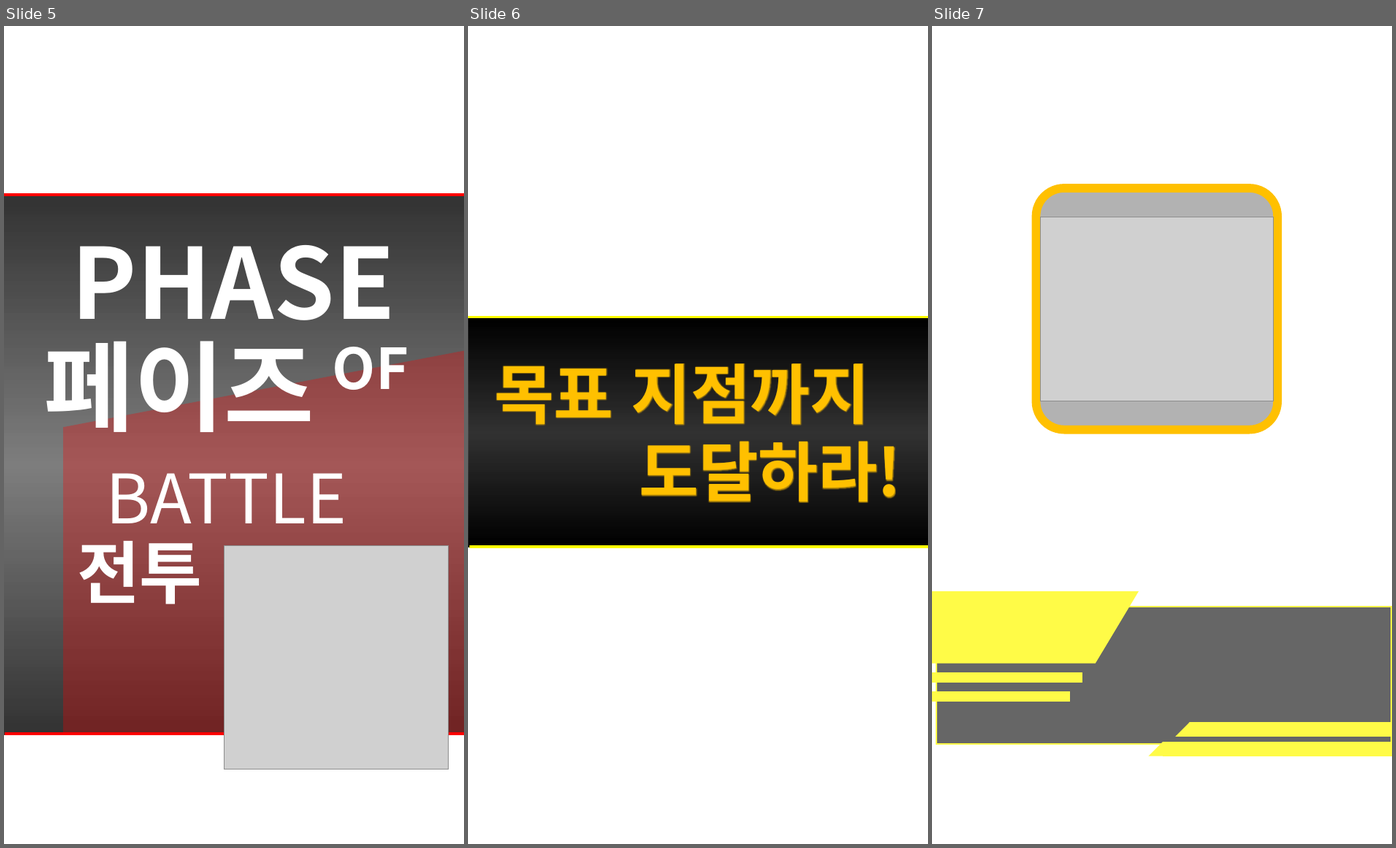
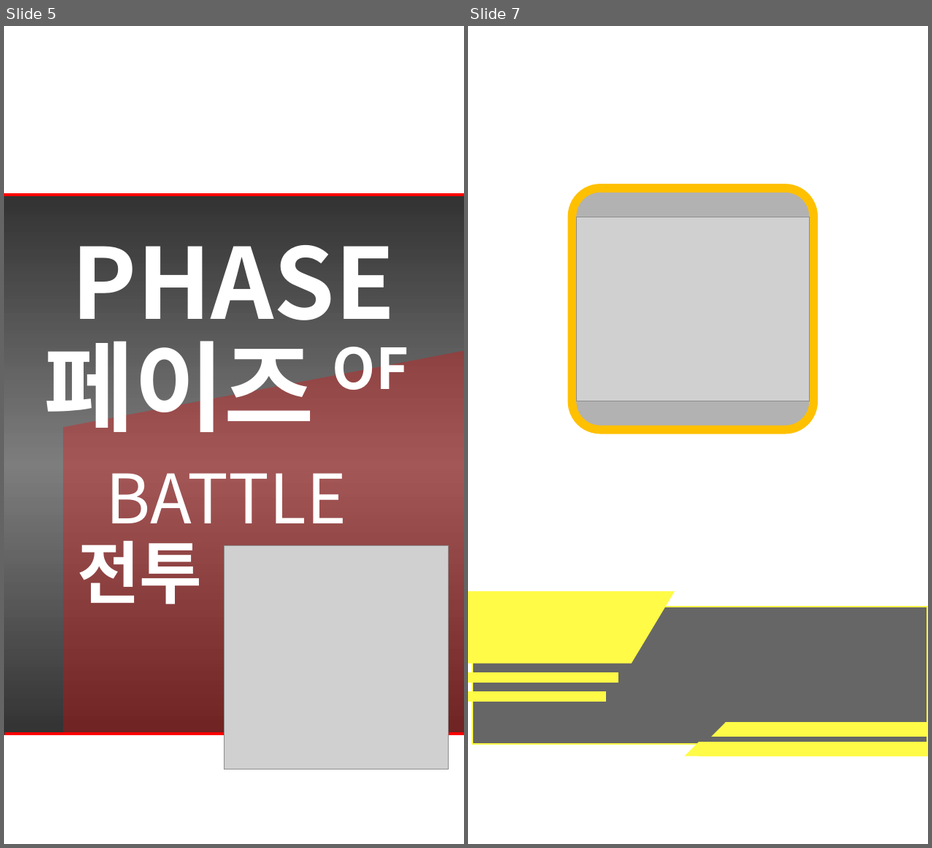
Before and after one commit to SNUGDC/DrawingRPG, a slide deck: Drawing RPG Dummy 리소스 EQ1.pptx. Shown side by side, each under a label of ours: slides 5, 6 and 7 before the commit, slides 5 and 7 after it; the slides between them are not shown. The pictures are 1396x848 and 932x848 pixels, drawn with LibreOffice and Linux fonts; fonts in the diff are those of the drawing; grey boxes stand for pictures. Boxes give left, top, right and bottom in pixels: in the first picture for what was removed or moved away, otherwise in the second. Text is boxed around its words. In the diff, an @@ line names an element or a change of style, - is before the commit and + after.

```diff
--- a/Drawing RPG Dummy 리소스 EQ1.pptx
+++ b/Drawing RPG Dummy 리소스 EQ1.pptx
@@ slide 6 removed at [468,26,928,844], background #FFFFFF @@
@@ group removed at [469,317,928,547]: 2 lines, 1 rectangle, 1 text @@
-목표 지점까지
-도달하라!
```
Also in this commit, not shown: 1 slide added, 1 other file.
